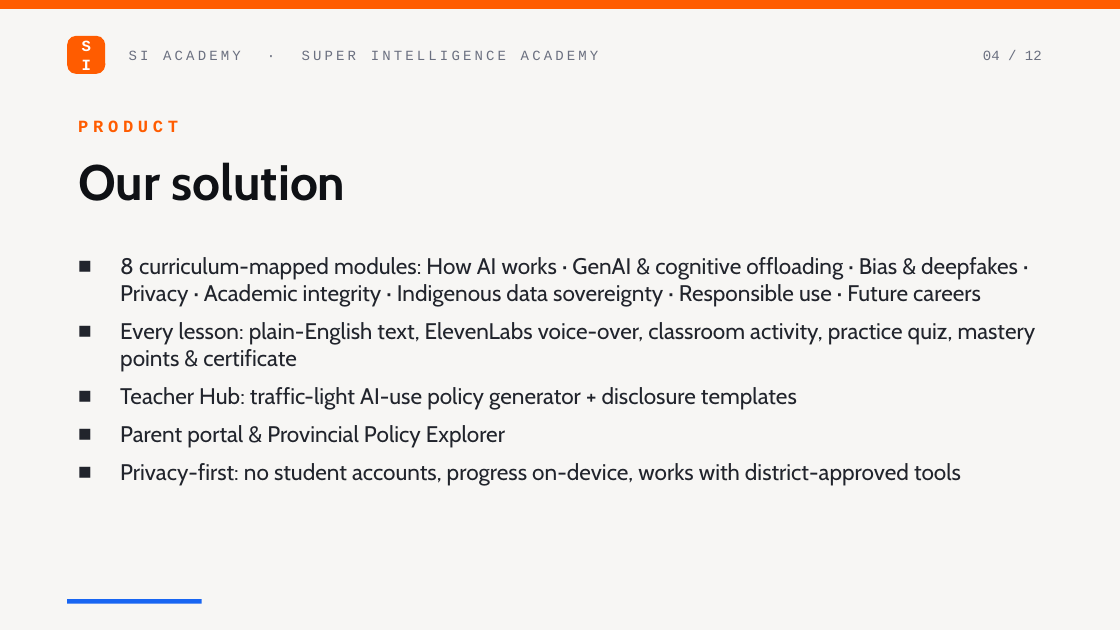
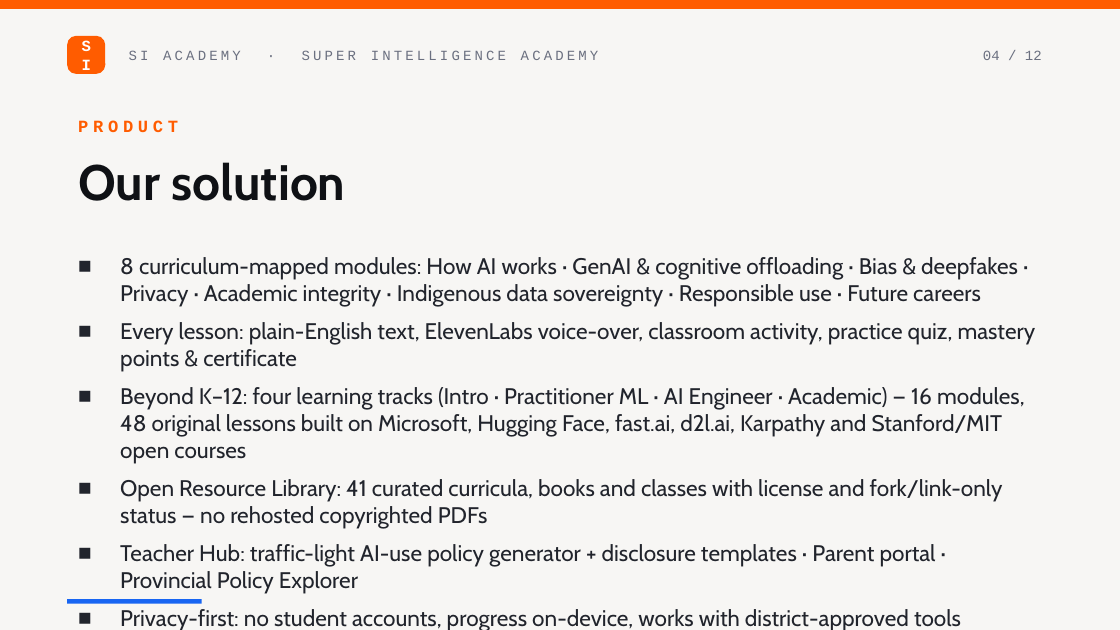
Before and after one commit to 9lordisgod/ai-course, a slide deck: slide 4 of pitch/SI-Academy-Pitch-Deck.pptx. Drawn at 1120x630 pixels with LibreOffice and Linux fonts; fonts in the diff are those of the drawing. Boxes give left, top, right and bottom in pixels: in the first picture for what was removed or moved away, otherwise in the second. Text is boxed around its words. In the diff, an @@ line names an element or a change of style, - is before the commit and + after.

Commit message:
Add four open-curriculum learning tracks and an Open Resource Library
- tracks.json: Intro, Practitioner ML, AI Engineer and Academic tracks
  (16 modules, 48 original lessons with quizzes, activities and 1-3 open
  resources each, labelled with upstream license and fork/link-only status)
- library.json: 41 curated open curricula, free books, university classes
  and LLM build-from-scratch resources with hosting rules
- New pages: #/tracks, #/tracks/:id (syllabus, mastery, resume), #/library
  (filters by type/track/hosting, search, deep-link anchors); track
  certificates via #/certificate?track=:id
- Track-aware breadcrumbs, lesson resources block, global search over
  tracks and library, home stats and tracks section, nav/footer links
- CSS for track thumbs, syllabus, resource rows, library cards and badges;
  fix narrow-viewport overflow in the lesson layout
- Tests for track/library integrity and data routes; README open-content
  policy; pitch deck updated

```diff
--- a/pitch/SI-Academy-Pitch-Deck.pptx
+++ b/pitch/SI-Academy-Pitch-Deck.pptx
@@ text at <box>120,387,1025,594</box>: text changed @@
-■ Teacher Hub: traffic-light AI-use policy generator + disclosure templates
-■ Parent portal & Provincial Policy Explorer
+■ Beyond K–12: four learning tracks (Intro · Practitioner ML · AI Engineer · Academic) — 16 modules, 48 original lessons built on Microsoft, Hugging Face, fast.ai, d2l.ai, Karpathy and Stanford/MIT open courses
+■ Open Resource Library: 41 curated curricula, books and classes with license and fork/link-only status — no rehosted copyrighted PDFs
+■ Teacher Hub: traffic-light AI-use policy generator + disclosure templates · Parent portal · Provincial Policy Explorer
```
Also in this commit, not shown: 4 other slides changed, 10 other files.
